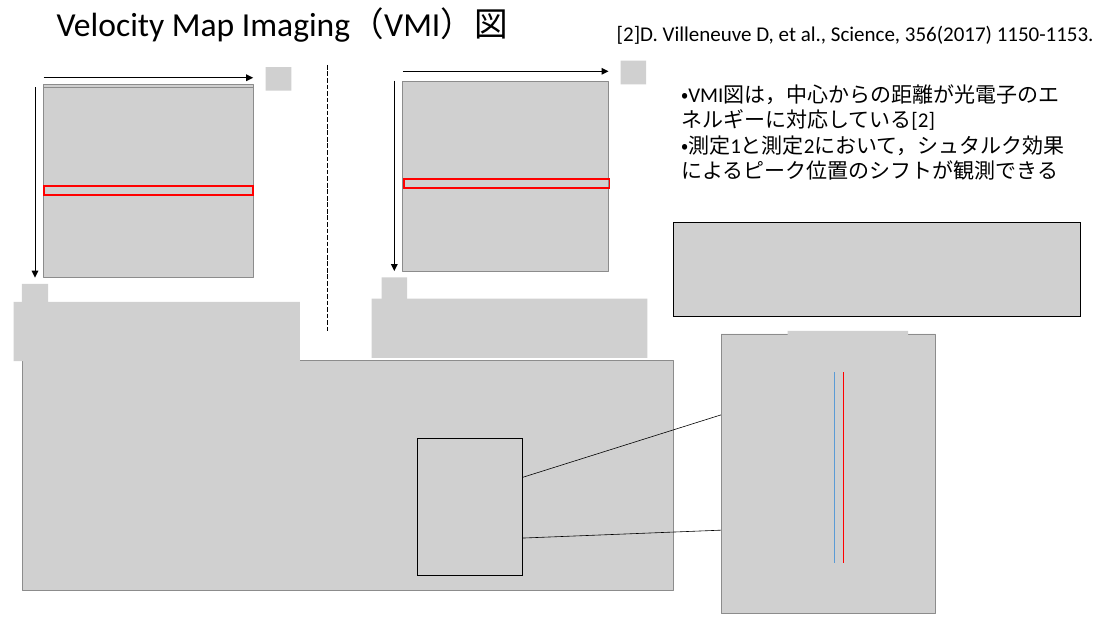
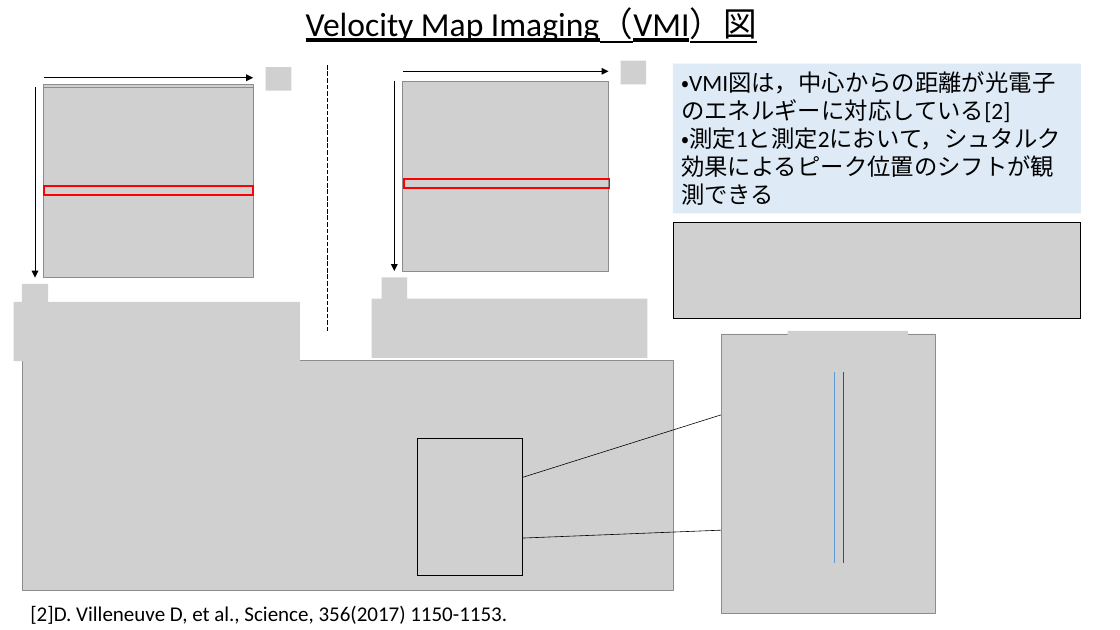
Before and after one commit to Appelingo/Data_Analyze, a slide deck: slide 4 of 河西_発表_0204.pptx. Drawn at 1120x630 pixels with LibreOffice and Linux fonts; fonts in the diff are those of the drawing; grey boxes stand for pictures. Boxes give left, top, right and bottom in pixels: in the first picture for what was removed or moved away, otherwise in the second. Text is boxed around its words. In the diff, an @@ line names an element or a change of style, - is before the commit and + after.

```diff
--- a/河西_発表_0204.pptx
+++ b/河西_発表_0204.pptx
@@ title "Velocity Map Imaging（VMI）図" at box(306, 9, 757, 43): underline on; alignment left to centre @@
@@ rectangle "・VMI図は，中心からの距離が光電子のエネルギーに対応している[2]": place and size @@
-rectangle "・VMI図は，中心からの距離が光電子のエネルギーに対応している[2]" at box(681, 84, 1064, 180)
+rectangle "・VMI図は，中心からの距離が光電子のエネルギーに対応している[2]" at box(673, 64, 1081, 213)
@@ rectangle "・VMI図は，中心からの距離が光電子のエネルギーに対応している[2]" at box(673, 64, 1081, 213): size 18 to 20 pt; fill none to #DEEBF7 @@
@@ text "[2]D. Villeneuve D, et al., ...": place and size @@
-text "[2]D. Villeneuve D, et al., ..." at box(617, 25, 1094, 44)
+text "[2]D. Villeneuve D, et al., ..." at box(30, 605, 507, 624)
```
Also in this commit, not shown: 8 other slides changed, 2 other files.
